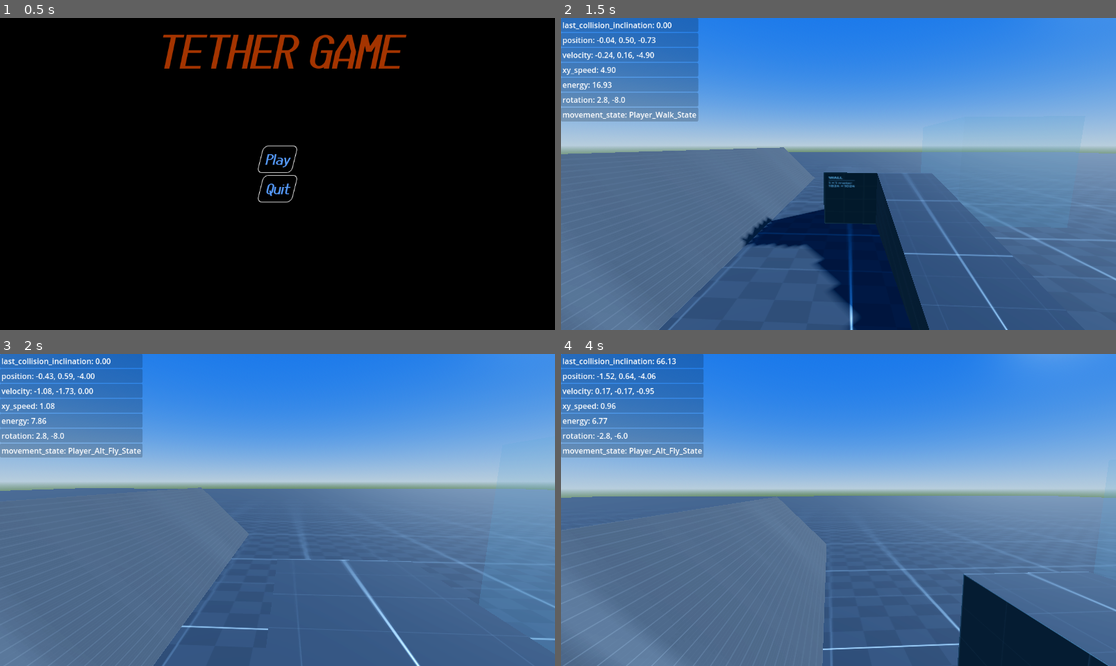
Above: before the commit, frames 1-4 (two rows, left to right).
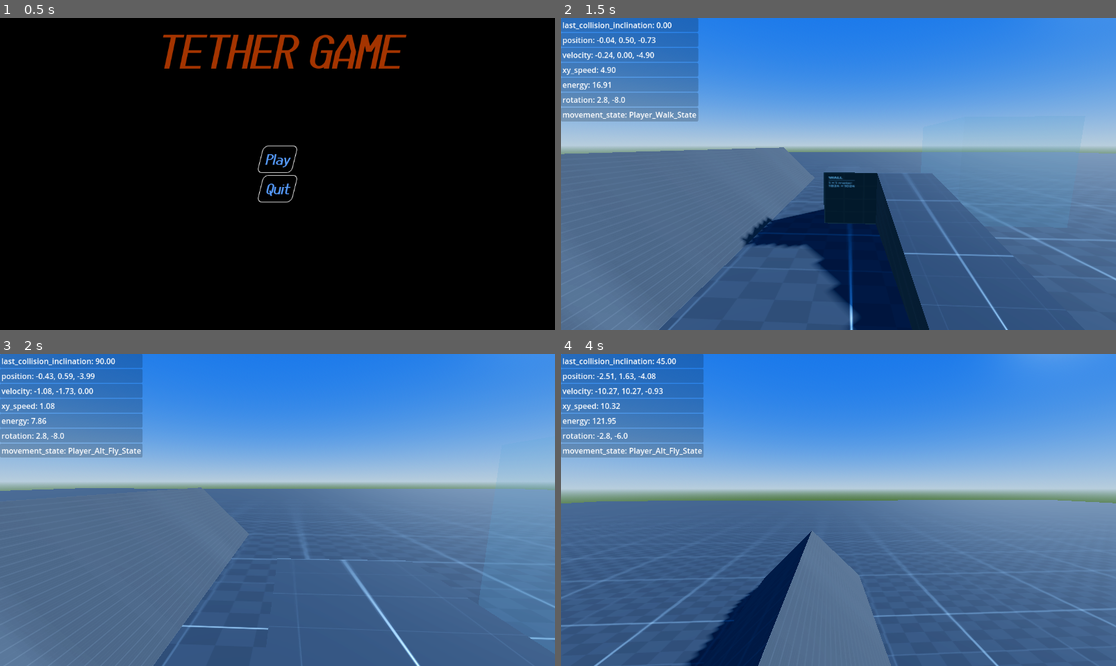
Above: after the commit, the same moments.

Repository: Kestrel280/tethergame
Game: Godot game, scene res://main.tscn
Same seed, same stepped clock (60 frames per second), same inputs: the game is played once before the commit and once after it.
Inputs (mouse positions are in pixels of both pictures, inside the frame that each line leads up to):
- Up to frame 1 (0.5 s): no input
- Up to frame 2 (1.5 s): click "Play" at 0.5 s; tap Enter at 1.25 s; move the mouse to (832, 180) at 1.27 s; hold W (move_forward) from 1.28 s (still down); tap Q at 1.35 s
- Up to frame 3 (2 s): keep holding W (move_forward); tap Space (jump) at 1.52, 1.82 s; tap E at 1.55 s
- Up to frame 4 (4 s): move the mouse to (877, 513) at 2.02 s; tap E at 2.1, 3.8 s; tap Space (jump) at 2.27, 2.3, 2.57, 3.77 s; move the mouse to (794, 506) at 2.77 s; hold Space (jump) 2.78-3.53 s; tap Q at 3.05 s; move the mouse to (844, 510) at 3.52 s; release W (move_forward) at 3.53 s; hold A (move_left) from 3.53 s (still down); click (844, 510) at 3.6 s

Frame 1 is identical in both runs. In frame 2, less than 0.1% of the frame differs, in the area x 0-82%, y 10-95%; in frame 3, 0.2%; in frame 4, 20%, in the area x 0-100%, y 1-100%.

Commit message:
Refactor Player, Player_Alt, and Tether movement controllers to inherit from a base Movement_Controller_State_Machine class

Diff:
--- a/classes/controllers/controller_base.gd
+++ b/classes/controllers/controller_base.gd
@@ -5,8 +5,6 @@
 ## Controllers must override get_controller_base_class().
 ##	(this is typically provided by Base controller classes,
 ## 	so bottom-level controllers generally don't need to do this.)
-## They MAY define a construct() function, which instantiates a new
-## copy of the controller for convenience; but this is optional.
 
 func get_controller_name() -> StringName:
 	assert(false, "Controller does not implement get_controller_name()!");
@@ -16,7 +14,3 @@
 func _ready():
 	self.name = get_controller_name();
 	print("New '%s' created" % self.name);
-
-
-static func construct() -> Variant:
-	return null;
--- /dev/null
+++ b/classes/controllers/movement_controller_state_machine.gd
@@ -0,0 +1,59 @@
+class_name Movement_Controller_State_Machine
+extends Movement_Controller_Base
+
+
+@export var default_idle_state : Movement_State;
+@export var default_ground_state : Movement_State;
+@export var default_air_state : Movement_State;
+
+
+# AIO, construct a new Movement_Controller_State_Machine.
+# states[0] -> default idle state; states[1] -> default ground state; states[2] default air state.
+static func construct(states : Array[Movement_State]) -> Movement_Controller_State_Machine:
+	assert(states.size() > 0, "Movement_Controller_State_Machine cannot be constructed with 0 states");
+	var me = Movement_Controller_State_Machine.new();
+	var sm = State_Machine.new();
+	me.name = "Movement_Controller";
+	sm.name = "State_Machine";
+	me.add_child(sm);
+	for state in states:
+		state.name = state.state_name;
+		sm.add_child(state);
+	me.default_idle_state = states[0];
+	if states.size() > 0: me.default_ground_state = states[1];
+	if states.size() > 1: me.default_air_state = states[2];
+	return me;
+
+
+func start(body : Node3D):
+	super(body);
+	assert(body is CharacterBody3D, "Movement_Controller_Player must be applied to a CharacterBody3D");
+
+	for movement_state in $State_Machine.get_children():
+		movement_state.start(body);
+
+	# Determine initial state
+	if !body.is_on_floor(): $State_Machine.current_state = default_air_state;
+	else:
+		if body.velocity.is_zero_approx(): $State_Machine.current_state = default_idle_state;
+		else: $State_Machine.current_state = default_ground_state;
+
+
+func move(dt : float, wish_dir : Vector3):
+	var new_state_name : StringName = $State_Machine.current_state.update_velocity(dt, wish_dir, jumping);
+	if new_state_name != $State_Machine.current_state.state_name:
+		$State_Machine.transition(new_state_name);
+
+	# Test movement without actually performing it
+	# If we collided, do our own slide calculation first, before doing move_and_slide
+	var collision = body.move_and_collide(body.velocity * dt, true);
+	if collision:
+		Globals.debug_panel.add_property("last_collision_inclination", "%.2f" % rad_to_deg(acos(collision.get_normal().y)));
+		if acos(collision.get_normal().y) < body.floor_max_angle: body.apply_floor_snap();
+		else: body.velocity = body.velocity.slide(collision.get_normal());
+
+	body.move_and_slide();
+
+
+func get_current_move_state() -> StringName:
+	return $State_Machine.current_state.state_name;
--- a/classes/player/Player.tscn
+++ b/classes/player/Player.tscn
@@ -1,10 +1,14 @@
-[gd_scene load_steps=8 format=3 uid="uid://cmu3p2dw8cim5"]
+[gd_scene load_steps=12 format=3 uid="uid://cmu3p2dw8cim5"]
 
 [ext_resource type="Script" uid="uid://bxc7aus4hrchs" path="res://classes/player/player.gd" id="1_xhfnw"]
+[ext_resource type="Script" uid="uid://cug1n1avxre40" path="res://classes/controllers/movement_controller_state_machine.gd" id="5_nqxhk"]
 [ext_resource type="Script" uid="uid://c0xife0bt2mo4" path="res://classes/level/teleporter/teleportable.gd" id="5_vqdx7"]
+[ext_resource type="Script" uid="uid://cnfr7v75ouaag" path="res://classes/state/state_machine.gd" id="6_loolv"]
+[ext_resource type="Script" uid="uid://de08x13bjvfi" path="res://classes/player/move_states/player_air_state.gd" id="6_v2huk"]
+[ext_resource type="Script" uid="uid://bsgml6prcya47" path="res://classes/player/move_states/player_idle_state.gd" id="7_loolv"]
+[ext_resource type="Script" uid="uid://d1eyuapmclcra" path="res://classes/player/move_states/player_walk_state.gd" id="8_ki74y"]
 [ext_resource type="PackedScene" uid="uid://dsecrpcholfvy" path="res://classes/player/controllers/Input_Controller_Kbm.tscn" id="9_ki74y"]
 [ext_resource type="PackedScene" uid="uid://dp4jmam2vw06p" path="res://classes/player/controllers/Camera_Controller_Player.tscn" id="9_loolv"]
-[ext_resource type="PackedScene" uid="uid://hau4r4cp3ls0" path="res://classes/player/controllers/movement_controller_player/Movement_Controller_Player.tscn" id="10_ki74y"]
 
 [sub_resource type="CapsuleShape3D" id="CapsuleShape3D_loolv"]
 
@@ -33,8 +37,29 @@
 
 [node name="Input_Controller" parent="." instance=ExtResource("9_ki74y")]
 
-[node name="Movement_Controller" parent="." instance=ExtResource("10_ki74y")]
-
 [node name="Teleportable" type="Node" parent="."]
 script = ExtResource("5_vqdx7")
 metadata/_custom_type_script = "uid://c0xife0bt2mo4"
+
+[node name="Movement_Controller_State_Machine" type="Node" parent="." node_paths=PackedStringArray("default_idle_state", "default_ground_state", "default_air_state")]
+script = ExtResource("5_nqxhk")
+default_idle_state = NodePath("State_Machine/Player_Idle_State")
+default_ground_state = NodePath("State_Machine/Player_Walk_State")
+default_air_state = NodePath("State_Machine/Player_Air_State")
+metadata/_custom_type_script = "uid://cug1n1avxre40"
+
+[node name="State_Machine" type="Node" parent="Movement_Controller_State_Machine"]
+script = ExtResource("6_loolv")
+metadata/_custom_type_script = "uid://cnfr7v75ouaag"
+
+[node name="Player_Air_State" type="Node" parent="Movement_Controller_State_Machine/State_Machine"]
+script = ExtResource("6_v2huk")
+metadata/_custom_type_script = "uid://de08x13bjvfi"
+
+[node name="Player_Idle_State" type="Node" parent="Movement_Controller_State_Machine/State_Machine"]
+script = ExtResource("7_loolv")
+metadata/_custom_type_script = "uid://bsgml6prcya47"
+
+[node name="Player_Walk_State" type="Node" parent="Movement_Controller_State_Machine/State_Machine"]
+script = ExtResource("8_ki74y")
+metadata/_custom_type_script = "uid://d1eyuapmclcra"
--- a/classes/player/controllers/movement_controller_player/Movement_Controller_Player.tscn
+++ /dev/null
@@ -1,27 +0,0 @@
-[gd_scene load_steps=6 format=3 uid="uid://hau4r4cp3ls0"]
-
-[ext_resource type="Script" uid="uid://b4dy0hm3wdem5" path="res://classes/player/controllers/movement_controller_player/movement_controller_player.gd" id="1_sm77l"]
-[ext_resource type="Script" uid="uid://cnfr7v75ouaag" path="res://classes/state/state_machine.gd" id="2_6726g"]
-[ext_resource type="Script" uid="uid://de08x13bjvfi" path="res://classes/player/controllers/movement_controller_player/movement_states/player_air_state.gd" id="3_pk0a4"]
-[ext_resource type="Script" uid="uid://bsgml6prcya47" path="res://classes/player/controllers/movement_controller_player/movement_states/player_idle_state.gd" id="4_wuj7a"]
-[ext_resource type="Script" uid="uid://d1eyuapmclcra" path="res://classes/player/controllers/movement_controller_player/movement_states/player_walk_state.gd" id="5_ckg11"]
-
-[node name="Movement_Controller_Player" type="Node"]
-script = ExtResource("1_sm77l")
-metadata/_custom_type_script = "uid://dpub0lgjffqpc"
-
-[node name="State_Machine" type="Node" parent="."]
-script = ExtResource("2_6726g")
-metadata/_custom_type_script = "uid://cnfr7v75ouaag"
-
-[node name="Player_Air_State" type="Node" parent="State_Machine"]
-script = ExtResource("3_pk0a4")
-metadata/_custom_type_script = "uid://de08x13bjvfi"
-
-[node name="Player_Idle_State" type="Node" parent="State_Machine"]
-script = ExtResource("4_wuj7a")
-metadata/_custom_type_script = "uid://bsgml6prcya47"
-
-[node name="Player_Walk_State" type="Node" parent="State_Machine"]
-script = ExtResource("5_ckg11")
-metadata/_custom_type_script = "uid://d1eyuapmclcra"
--- a/classes/player/controllers/movement_controller_player/movement_controller_player.gd
+++ /dev/null
@@ -1,43 +0,0 @@
-class_name Movement_Controller_Player
-extends Movement_Controller_Base
-
-
-static func construct() -> Movement_Controller_Player:
-	return preload("Movement_Controller_Player.tscn").instantiate();
-
-
-func start(body : Node3D):
-	super(body);
-	assert(body is CharacterBody3D, "Movement_Controller_Player must be applied to a CharacterBody3D");
-
-	for movement_state in $State_Machine.get_children():
-		movement_state.start(body);
-
-	# Determine initial state
-	if !body.is_on_floor(): $State_Machine.current_state = $State_Machine/Player_Air_State;
-	else:
-		if body.velocity.is_zero_approx(): $State_Machine.current_state = $State_Machine/Player_Idle_State;
-		else: $State_Machine.current_state = $State_Machine/Player_Walk_State;
-
-
-func move(dt : float, wish_dir : Vector3):
-	wish_dir = Vector3(wish_dir.x, 0, wish_dir.z).normalized();
-
-	var new_state_name : StringName = $State_Machine.current_state.update_velocity(dt, wish_dir, jumping);
-	if new_state_name != $State_Machine.current_state.state_name:
-		$State_Machine.transition(new_state_name);
-
-	# Test movement without actually performing it
-	# If we collided, do our own slide calculation first, before doing move_and_slide
-	var collision = body.move_and_collide(body.velocity * dt, true);
-	if collision:
-		Globals.debug_panel.add_property("last_collision_inclination", "%.2f" % rad_to_deg(acos(collision.get_normal().y)));
-		if acos(collision.get_normal().y) < body.floor_max_angle: body.apply_floor_snap();
-		else: body.velocity = body.velocity.slide(collision.get_normal());
-
-	body.velocity += body.get_gravity() * dt;
-	body.move_and_slide();
-
-
-func get_current_move_state() -> StringName:
-	return $State_Machine.current_state.state_name;
--- a/classes/player/controllers/movement_controller_player_alt/Movement_Controller_Player_Alt.tscn
+++ /dev/null
@@ -1,27 +0,0 @@
-[gd_scene load_steps=6 format=3 uid="uid://iqknf64cgqwd"]
-
-[ext_resource type="Script" uid="uid://fc5fybc2xgdq" path="res://classes/player/controllers/movement_controller_player_alt/movement_controller_player_alt.gd" id="1_53bl4"]
-[ext_resource type="Script" uid="uid://cnfr7v75ouaag" path="res://classes/state/state_machine.gd" id="2_p25oe"]
-[ext_resource type="Script" uid="uid://4vbfplap2s17" path="res://classes/player/controllers/movement_controller_player_alt/states/player_alt_fly_state.gd" id="3_icaa2"]
-[ext_resource type="Script" uid="uid://bejfntyu087hx" path="res://classes/player/controllers/movement_controller_player_alt/states/player_alt_idle_state.gd" id="4_727mf"]
-[ext_resource type="Script" uid="uid://bg2qkqsgmpk82" path="res://classes/player/controllers/movement_controller_player_alt/states/player_alt_walk_state.gd" id="5_jigc3"]
-
-[node name="Movement_Controller_Player_Alt" type="Node"]
-script = ExtResource("1_53bl4")
-metadata/_custom_type_script = "uid://fc5fybc2xgdq"
-
-[node name="State_Machine" type="Node" parent="."]
-script = ExtResource("2_p25oe")
-metadata/_custom_type_script = "uid://cnfr7v75ouaag"
-
-[node name="Player_Alt_Fly_State" type="Node" parent="State_Machine"]
-script = ExtResource("3_icaa2")
-metadata/_custom_type_script = "uid://4vbfplap2s17"
-
-[node name="Player_Alt_Idle_State" type="Node" parent="State_Machine"]
-script = ExtResource("4_727mf")
-metadata/_custom_type_script = "uid://bejfntyu087hx"
-
-[node name="Player_Alt_Walk_State" type="Node" parent="State_Machine"]
-script = ExtResource("5_jigc3")
-metadata/_custom_type_script = "uid://bg2qkqsgmpk82"
--- a/classes/player/controllers/movement_controller_player_alt/movement_controller_player_alt.gd
+++ /dev/null
@@ -1,32 +0,0 @@
-class_name Movement_Controller_Player_Alt
-extends Movement_Controller_Base
-
-
-static func construct() -> Variant:
-	return preload("Movement_Controller_Player_Alt.tscn").instantiate();
-
-
-func start(body : Node3D):
-	super(body);
-	assert(body is CharacterBody3D, "Movement_Controller_Player_Alt must be applied to a CharacterBody3D");
-
-	for movement_state in $State_Machine.get_children():
-		movement_state.start(body);
-
-	# Determine initial state
-	if !body.is_on_floor(): $State_Machine.current_state = $State_Machine/Player_Alt_Fly_State;
-	else:
-		if body.velocity.is_zero_approx(): $State_Machine.current_state = $State_Machine/Player_Alt_Idle_State;
-		else: $State_Machine.current_state = $State_Machine/Player_Alt_Walk_State;
-
-
-func move(dt : float, wish_dir : Vector3):
-	var new_state_name : StringName = $State_Machine.current_state.update_velocity(dt, wish_dir, jumping);
-	if new_state_name != $State_Machine.current_state.state_name:
-		$State_Machine.transition(new_state_name);
-
-	body.move_and_slide();
-
-
-func get_current_move_state() -> StringName:
-	return $State_Machine.current_state.state_name;
--- a/weapons/tether/movement_controller_tethered/movement_states/tethered_air_state.gd
+++ b/classes/player/move_states/player_air_state.gd
@@ -1,8 +1,8 @@
-class_name Tethered_Air_State
+class_name Player_Air_State
 extends Movement_State
 
 
-static var state_name : StringName = "Tethered_Air_State";
+static var state_name : StringName = "Player_Air_State";
 
 
 func update_velocity(dt : float, wish_dir : Vector3, trying_jump : bool) -> StringName:
@@ -12,13 +12,15 @@
 		if trying_jump: do_jump();
 
 		# If we landed, and our velocity is 0 now, go to idle
-		elif body.velocity.is_zero_approx(): return Tethered_Idle_State.state_name;
+		elif body.velocity.is_zero_approx(): return Player_Idle_State.state_name;
 
 		# If we landed, but we have velocity, go to walk
-		else: return Tethered_Walk_State.state_name;
+		else: return Player_Walk_State.state_name;
 
+	wish_dir = Vector3(wish_dir.x, 0, wish_dir.z).normalized();
 	var cur_speed_in_wish_dir = wish_dir.dot(body.velocity);
 	var max_speed_to_add = max(0, body.air_speed_cap - cur_speed_in_wish_dir);
 	var speed_to_add_in_wish_dir = clampf(body.air_accel * body.air_speed_cap * dt, 0.0, max_speed_to_add);
 	body.velocity += speed_to_add_in_wish_dir * wish_dir;
+	body.velocity += body.get_gravity() * dt;
 	return self.state_name;
--- a/classes/player/controllers/movement_controller_player/movement_states/player_idle_state.gd
+++ b/classes/player/move_states/player_idle_state.gd
@@ -18,5 +18,6 @@
 	if wish_dir == Vector3.ZERO: return Player_Idle_State.state_name;
 
 	# Doing something
+	wish_dir = Vector3(wish_dir.x, 0, wish_dir.z).normalized();
 	body.velocity += wish_dir * dt;
 	return Player_Walk_State.state_name;
--- a/classes/player/controllers/movement_controller_player/movement_states/player_walk_state.gd
+++ b/classes/player/move_states/player_walk_state.gd
@@ -7,6 +7,8 @@
 
 func update_velocity(dt : float, wish_dir : Vector3, trying_jump : bool) -> StringName:
 	if !body.is_on_floor(): return Player_Air_State.state_name;
+
+	wish_dir = Vector3(wish_dir.x, 0, wish_dir.z).normalized();
 
 	# If trying to jump, just jump and transition to air state
 	if trying_jump:
--- a/classes/player/player.gd
+++ b/classes/player/player.gd
@@ -23,11 +23,11 @@
 	$Input_Controller.handle_input(event);
 	if event is InputEventKey:
 		if event.pressed and event.keycode == KEY_Q:
-			var test = Movement_Controller_Player.construct();
+			var test = Movement_Controller_State_Machine.construct([Player_Idle_State.new(), Player_Walk_State.new(), Player_Air_State.new()]);
 			test.start(self);
 			swap_controller(test);
 		elif event.pressed and event.keycode == KEY_E:
-			var test = Movement_Controller_Player_Alt.construct();
+			var test = Movement_Controller_State_Machine.construct([Player_Alt_Idle_State.new(), Player_Alt_Walk_State.new(), Player_Alt_Fly_State.new()]);
 			test.start(self);
 			swap_controller(test);
 		elif event.pressed and event.keycode == KEY_1:
--- a/project.godot
+++ b/project.godot
@@ -29,7 +29,6 @@
 "res://classes/controllers/": "red",
 "res://classes/level/": "orange",
 "res://classes/player/": "yellow",
-"res://classes/player/controllers/movement_controller_player/movement_states/": "red",
 "res://classes/state/": "green",
 "res://docs/": "green",
 "res://maps/": "teal",
--- a/weapons/tether/movement_controller_tethered/Movement_Controller_Tethered.tscn
+++ /dev/null
@@ -1,28 +0,0 @@
-[gd_scene load_steps=6 format=3 uid="uid://djk7f32chtpsi"]
-
-[ext_resource type="Script" uid="uid://cpkxj5d5gvgm5" path="res://weapons/tether/movement_controller_tethered/movement_controller_tethered.gd" id="1_j3lts"]
-[ext_resource type="Script" uid="uid://cnfr7v75ouaag" path="res://classes/state/state_machine.gd" id="2_hvy1o"]
-[ext_resource type="Script" uid="uid://dt2v2scf1un6y" path="res://weapons/tether/movement_controller_tethered/movement_states/tethered_air_state.gd" id="3_j3lts"]
-[ext_resource type="Script" uid="uid://dkqwg3jxywjne" path="res://weapons/tether/movement_controller_tethered/movement_states/tethered_idle_state.gd" id="4_s0rs6"]
-[ext_resource type="Script" uid="uid://dsgryl1tb2qy3" path="res://weapons/tether/movement_controller_tethered/movement_states/tethered_walk_state.gd" id="5_u1nhb"]
-
-[node name="Movement_Controller_Tethered" type="Node"]
-script = ExtResource("1_j3lts")
-metadata/_custom_type_script = "uid://cpkxj5d5gvgm5"
-
-[node name="State_Machine" type="Node" parent="." node_paths=PackedStringArray("current_state")]
-script = ExtResource("2_hvy1o")
-current_state = NodePath("Tethered_Idle_State")
-metadata/_custom_type_script = "uid://cnfr7v75ouaag"
-
-[node name="Tethered_Air_State" type="Node" parent="State_Machine"]
-script = ExtResource("3_j3lts")
-metadata/_custom_type_script = "uid://dt2v2scf1un6y"
-
-[node name="Tethered_Idle_State" type="Node" parent="State_Machine"]
-script = ExtResource("4_s0rs6")
-metadata/_custom_type_script = "uid://dkqwg3jxywjne"
-
-[node name="Tethered_Walk_State" type="Node" parent="State_Machine"]
-script = ExtResource("5_u1nhb")
-metadata/_custom_type_script = "uid://dsgryl1tb2qy3"
--- a/weapons/tether/movement_controller_tethered/movement_controller_tethered.gd
+++ /dev/null
@@ -1,43 +0,0 @@
-class_name Movement_Controller_Tethered
-extends Movement_Controller_Base
-
-
-static func construct() -> Movement_Controller_Tethered:
-	return preload("Movement_Controller_Tethered.tscn").instantiate();
-
-
-func start(body : Node3D):
-	super(body);
-	assert(body is CharacterBody3D, "Movement_Controller_Tethered must be applied to a CharacterBody3D");
-
-	for movement_state in $State_Machine.get_children():
-		movement_state.start(body);
-
-	# Determine initial state
-	if !body.is_on_floor(): $State_Machine.current_state = $State_Machine/Tethered_Air_State;
-	else:
-		if body.velocity.is_zero_approx(): $State_Machine.current_state = $State_Machine/Tethered_Idle_State;
-		else: $State_Machine.current_state = $State_Machine/Tethered_Walk_State;
-
-
-func move(dt : float, wish_dir : Vector3):
-	wish_dir = Vector3(wish_dir.x, 0, wish_dir.z).normalized();
-
-	var new_state_name : StringName = $State_Machine.current_state.update_velocity(dt, wish_dir, jumping);
-	if new_state_name != $State_Machine.current_state.state_name:
-		$State_Machine.transition(new_state_name);
-
-	# Test movement without actually performing it
-	# If we collided, do our own slide calculation first, before doing move_and_slide
-	var collision = body.move_and_collide(body.velocity * dt, true);
-	if collision:
-		Globals.debug_panel.add_property("last_collision_inclination", "%.2f" % rad_to_deg(acos(collision.get_normal().y)));
-		if acos(collision.get_normal().y) < body.floor_max_angle: body.apply_floor_snap();
-		else: body.velocity = body.velocity.slide(collision.get_normal());
-
-	body.velocity += body.get_gravity() * dt;
-	body.move_and_slide();
-
-
-func get_current_move_state() -> StringName:
-	return $State_Machine.current_state.state_name;
--- a/classes/player/controllers/movement_controller_player/movement_states/player_air_state.gd
+++ b/weapons/tether/movement_states/tethered_air_state.gd
@@ -1,8 +1,8 @@
-class_name Player_Air_State
+class_name Tethered_Air_State
 extends Movement_State
 
 
-static var state_name : StringName = "Player_Air_State";
+static var state_name : StringName = "Tethered_Air_State";
 
 
 func update_velocity(dt : float, wish_dir : Vector3, trying_jump : bool) -> StringName:
@@ -12,13 +12,15 @@
 		if trying_jump: do_jump();
 
 		# If we landed, and our velocity is 0 now, go to idle
-		elif body.velocity.is_zero_approx(): return Player_Idle_State.state_name;
+		elif body.velocity.is_zero_approx(): return Tethered_Idle_State.state_name;
 
 		# If we landed, but we have velocity, go to walk
-		else: return Player_Walk_State.state_name;
+		else: return Tethered_Walk_State.state_name;
 
+	wish_dir = Vector3(wish_dir.x, 0, wish_dir.z).normalized();
 	var cur_speed_in_wish_dir = wish_dir.dot(body.velocity);
 	var max_speed_to_add = max(0, body.air_speed_cap - cur_speed_in_wish_dir);
 	var speed_to_add_in_wish_dir = clampf(body.air_accel * body.air_speed_cap * dt, 0.0, max_speed_to_add);
 	body.velocity += speed_to_add_in_wish_dir * wish_dir;
+	body.velocity += body.get_gravity() * dt;
 	return self.state_name;
--- a/weapons/tether/tether_shoot_action.gd
+++ b/weapons/tether/tether_shoot_action.gd
@@ -3,8 +3,7 @@
 
 var anchor_pos : Vector3;
 var stored_movement_controller : Movement_Controller_Base;
-var tethered_movement_controller : Movement_Controller_Tethered = Movement_Controller_Tethered.construct();
-
+var tethered_movement_controller : Movement_Controller_State_Machine = Movement_Controller_State_Machine.construct([Tethered_Idle_State.new(), Tethered_Walk_State.new(), Tethered_Air_State.new()]);
 
 
 func shoot(weapon_carrier : Player, weapon : Weapon):
@@ -19,7 +18,6 @@
 	else: print("tether missed");
 
 
-
 func stop_shoot(weapon_carrier : Player):
 	if stored_movement_controller:
 		weapon_carrier.swap_controller(stored_movement_controller);
Not shown, added: classes/controllers/movement_controller_state_machine.gd.uid
Not shown, removed: classes/player/controllers/movement_controller_player/movement_controller_player.gd.uid
Not shown, removed: classes/player/controllers/movement_controller_player_alt/movement_controller_player_alt.gd.uid
Renamed: classes/player/controllers/movement_controller_player/movement_states/player_air_state.gd.uid -> classes/player/move_states/player_air_state.gd.uid
Renamed: classes/player/controllers/movement_controller_player_alt/states/player_alt_fly_state.gd -> classes/player/move_states/player_alt_fly_state.gd
Renamed: classes/player/controllers/movement_controller_player_alt/states/player_alt_fly_state.gd.uid -> classes/player/move_states/player_alt_fly_state.gd.uid
Renamed: classes/player/controllers/movement_controller_player_alt/states/player_alt_idle_state.gd -> classes/player/move_states/player_alt_idle_state.gd
Renamed: classes/player/controllers/movement_controller_player_alt/states/player_alt_idle_state.gd.uid -> classes/player/move_states/player_alt_idle_state.gd.uid
Renamed: classes/player/controllers/movement_controller_player_alt/states/player_alt_walk_state.gd -> classes/player/move_states/player_alt_walk_state.gd
Renamed: classes/player/controllers/movement_controller_player_alt/states/player_alt_walk_state.gd.uid -> classes/player/move_states/player_alt_walk_state.gd.uid
Renamed: classes/player/controllers/movement_controller_player/movement_states/player_idle_state.gd.uid -> classes/player/move_states/player_idle_state.gd.uid
Renamed: classes/player/controllers/movement_controller_player/movement_states/player_walk_state.gd.uid -> classes/player/move_states/player_walk_state.gd.uid
(and 6 more such lines)
